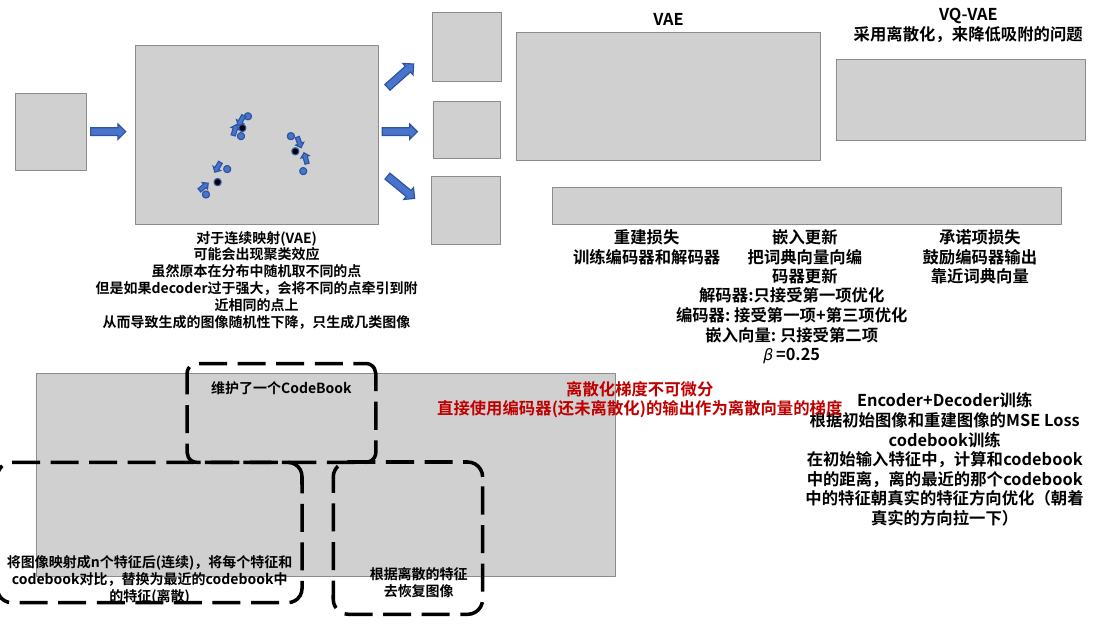
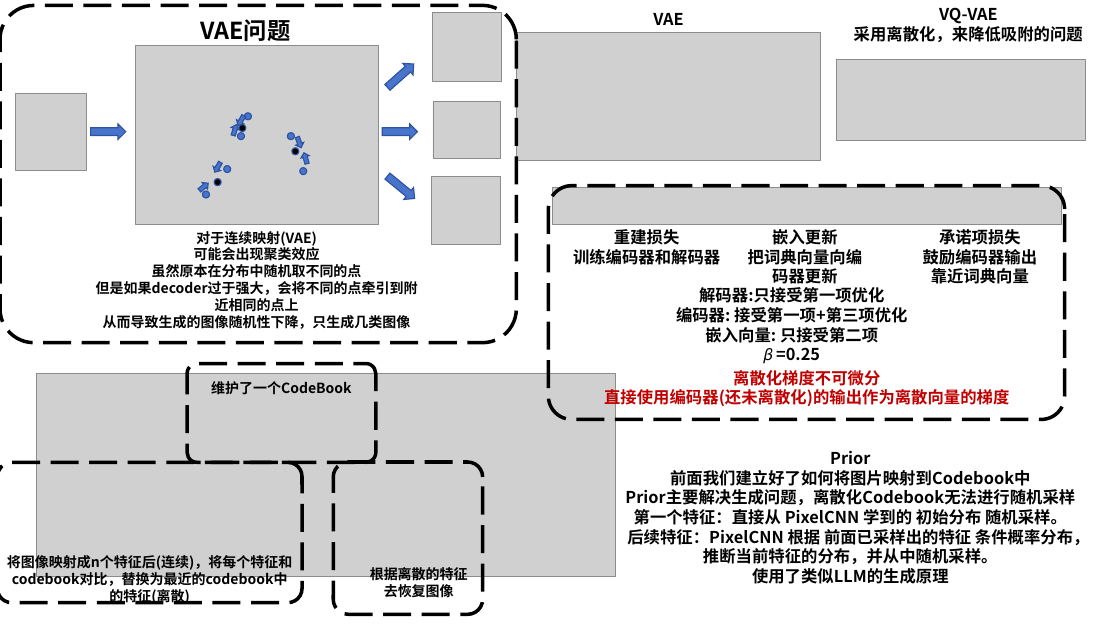
Before and after one commit to Elephant-King9/Paper, a slide deck: slide 6 of Base_Model/GAN+VAE+Diffusion/论文作图.pptx. Drawn at 1120x630 pixels with LibreOffice and Linux fonts; fonts in the diff are those of the drawing; grey boxes stand for pictures. Boxes give left, top, right and bottom in pixels: in the first picture for what was removed or moved away, otherwise in the second. Text is boxed around its words. In the diff, an @@ line names an element or a change of style, - is before the commit and + after.

```diff
--- a/Base_Model/GAN+VAE+Diffusion/论文作图.pptx
+++ b/Base_Model/GAN+VAE+Diffusion/论文作图.pptx
@@ rounded rectangle added at [0, 5, 517, 343], outline #000000 3 pt dashed @@
@@ text added at [201, 19, 291, 46], 20 pt, text #000000, bold @@
+VAE问题
@@ rounded rectangle added at [549, 186, 1065, 419], outline #000000 3 pt dashed @@
@@ text "离散化梯度不可微分 直接使用编码器(还未离散化)的输出作为离散向量的梯度": place and size @@
-text "离散化梯度不可微分 直接使用编码器(还未离散化)的输出作为离散向量的梯度" at [437, 378, 842, 420]
+text "离散化梯度不可微分 直接使用编码器(还未离散化)的输出作为离散向量的梯度" at [604, 370, 1009, 409]
@@ text removed at [805, 392, 1083, 526] @@
-Encoder+Decoder训练
-根据初始图像和重建图像的MSE Loss
-codebook训练
-在初始输入特征中，计算和codebook中的距离，离的最近的那个codebook中的特征朝真实的特征方向优化（朝着真实的方向拉一下）
@@ text added at [625, 451, 1089, 584], 14 pt, text #000000, bold @@
+Prior
+前面我们建立好了如何将图片映射到Codebook中
+Prior主要解决生成问题，离散化Codebook无法进行随机采样
+第一个特征：直接从 PixelCNN 学到的 初始分布 随机采样。
+后续特征：PixelCNN 根据 前面已采样出的特征 条件概率分布，推断当前特征的分布，并从中随机采样。
+使用了类似LLM的生成原理
```
Also in this commit, not shown: 2 slides added, 4 other files.
